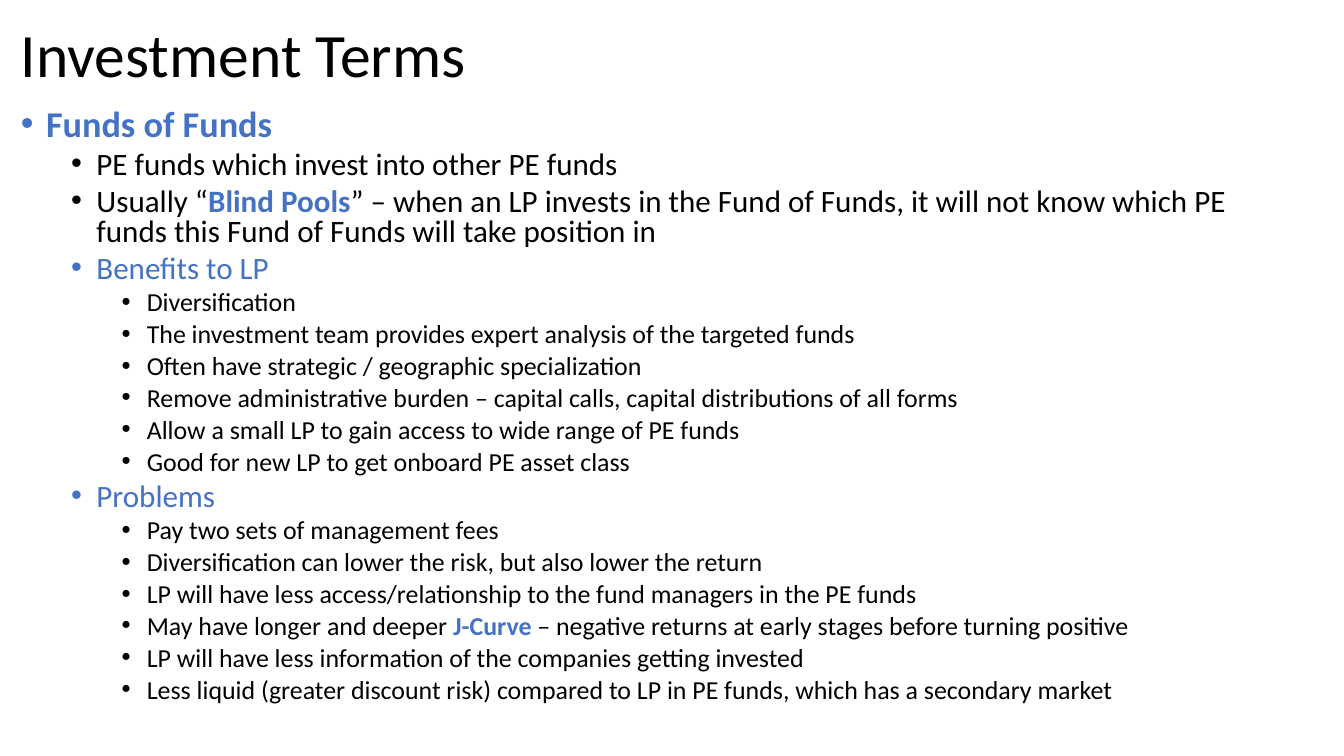
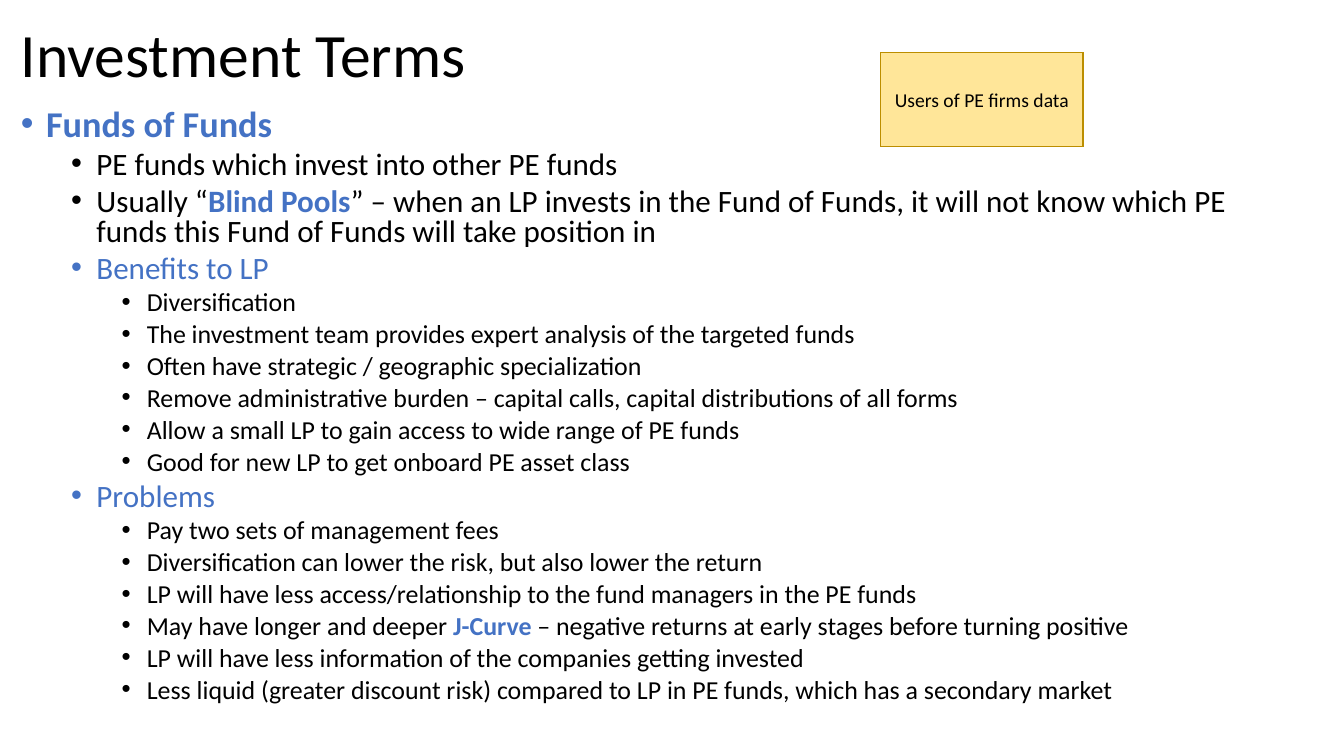
Before and after one commit to gowestyang/finance, a slide deck: slide 25 of (2021 John) Private Equity Finance/Presentation1.pptx. Drawn at 1344x756 pixels with LibreOffice and Linux fonts; fonts in the diff are those of the drawing. Boxes give left, top, right and bottom in pixels: in the first picture for what was removed or moved away, otherwise in the second. Text is boxed around its words. In the diff, an @@ line names an element or a change of style, - is before the commit and + after.

```diff
--- a/(2021 John) Private Equity Finance/Presentation1.pptx
+++ b/(2021 John) Private Equity Finance/Presentation1.pptx
@@ rectangle added at <box>881,52,1084,146</box>, fill #FFE699, outline #BD8E00 1 pt, 14 pt, text #000000 @@
+Users of PE firms data
```
Also in this commit, not shown: 9 other slides changed, 2 slides added.
